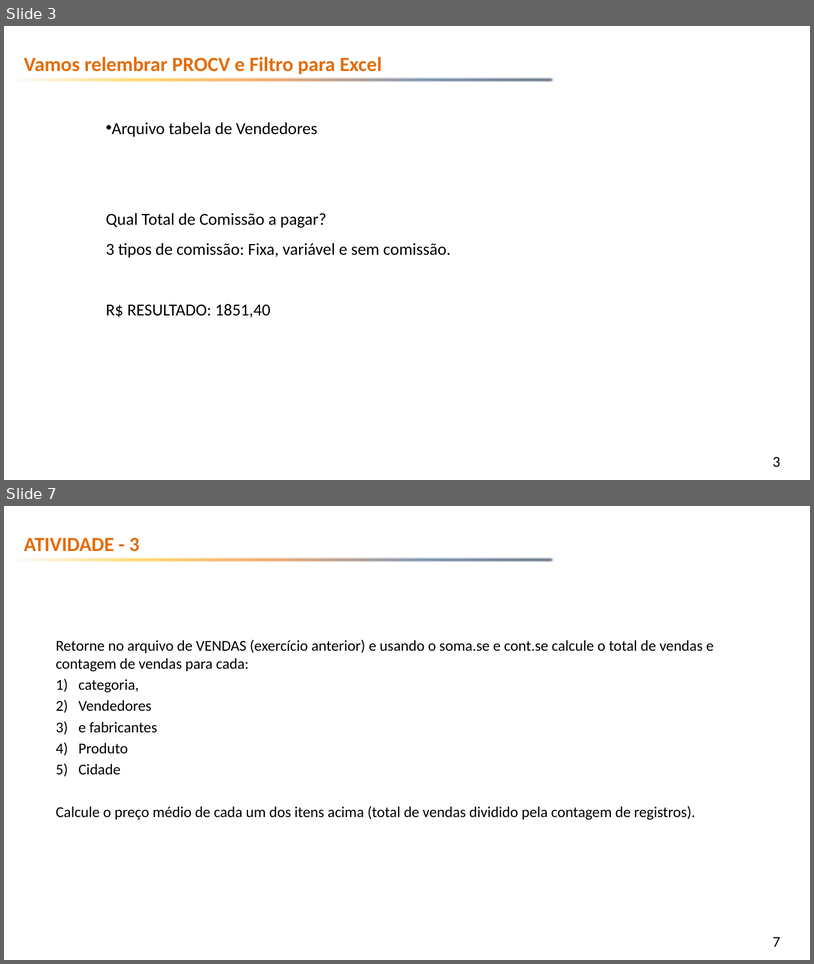
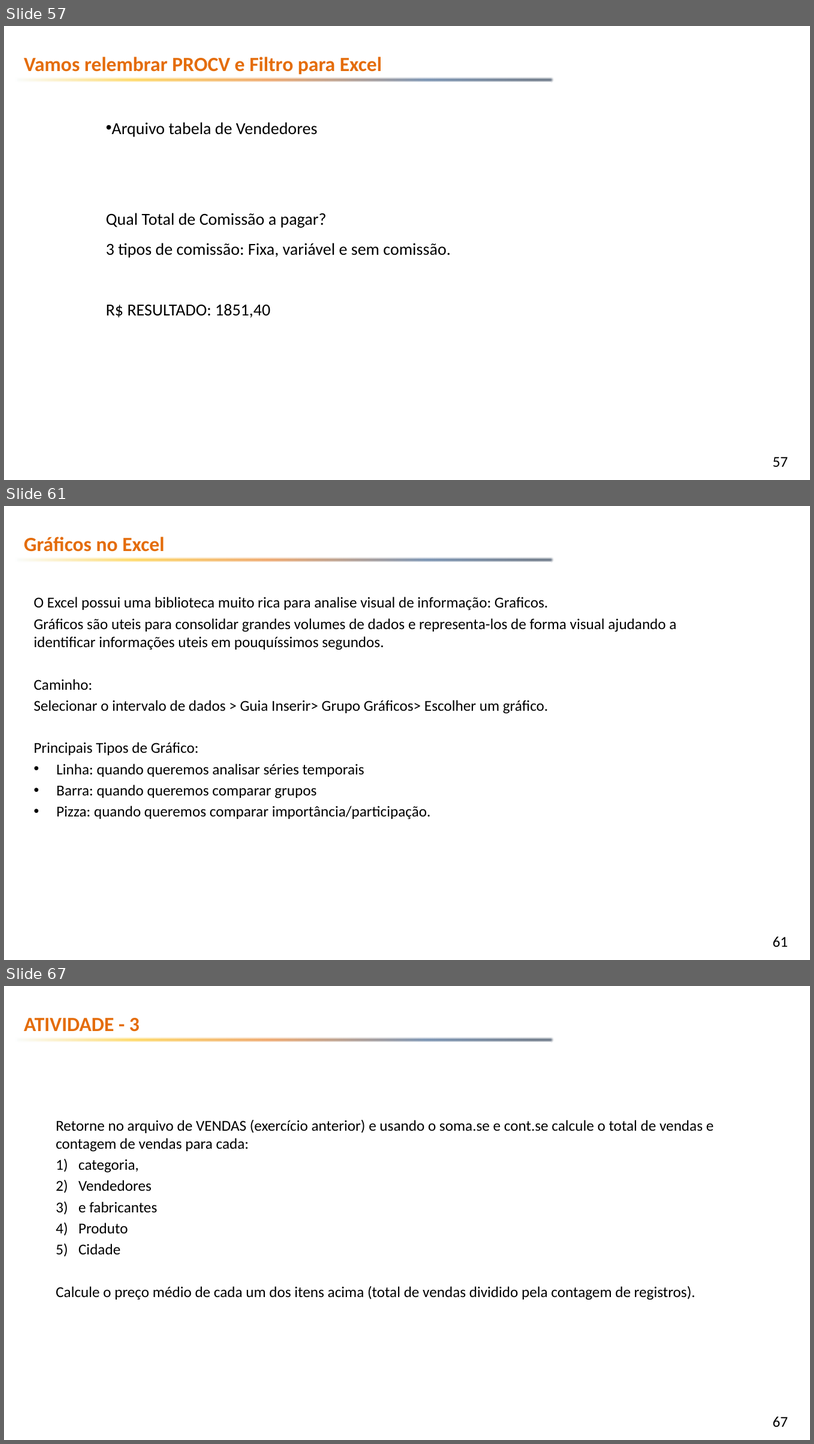
Before and after one commit to emerson-fenrir/Excel_Basico, a slide deck: Professor/Aula3.pptx. Shown one above the other, each under a label of ours: slides 3 and 7 before the commit, slides 57, 61 and 67 after it; the slides between them are not shown. The pictures are 814x964 and 814x1444 pixels, drawn with LibreOffice and Linux fonts; fonts in the diff are those of the drawing; background and template pictures are left out. Boxes give left, top, right and bottom in pixels: in the first picture for what was removed or moved away, otherwise in the second. Text is boxed around its words. In the diff, an @@ line names an element or a change of style, - is before the commit and + after.

Commit message:
Aula 5 - 3 para natal

```diff
--- a/Professor/Aula3.pptx
+++ b/Professor/Aula3.pptx
@@ slide 61 added at (x1=4, y1=506, x2=810, y2=960), background picture (left out); not listed: 2 template elements that a slide beside it also shows @@
@@ text added at (x1=24, y1=537, x2=164, y2=552), 24 pt, text #E46C0A, bold @@
+Gráficos no Excel
@@ text added at (x1=34, y1=597, x2=677, y2=819), 18 pt, text #000000 @@
+O Excel possui uma biblioteca muito rica para analise visual de informação: Graficos.
+Gráficos são uteis para consolidar grandes volumes de dados e representa-los de forma visual ajudando a identificar informações uteis em pouquíssimos segundos.
+Caminho:
+Selecionar o intervalo de dados > Guia Inserir> Grupo Gráficos> Escolher um gráfico.
+Principais Tipos de Gráfico:
+• Linha: quando queremos analisar séries temporais
+• Barra: quando queremos comparar grupos
+• Pizza: quando queremos comparar importância/participação.
@@ what was slide 3 is now slide 57 @@
@@ page number at (x1=773, y1=456, x2=789, y2=466): text changed @@
-3
+57
@@ what was slide 7 is now slide 67 @@
@@ page number at (x1=773, y1=1416, x2=789, y2=1426): text changed @@
-7
+67
```
Also in this commit, not shown: 6 slides changed, 66 other slides added, 1 other file.
